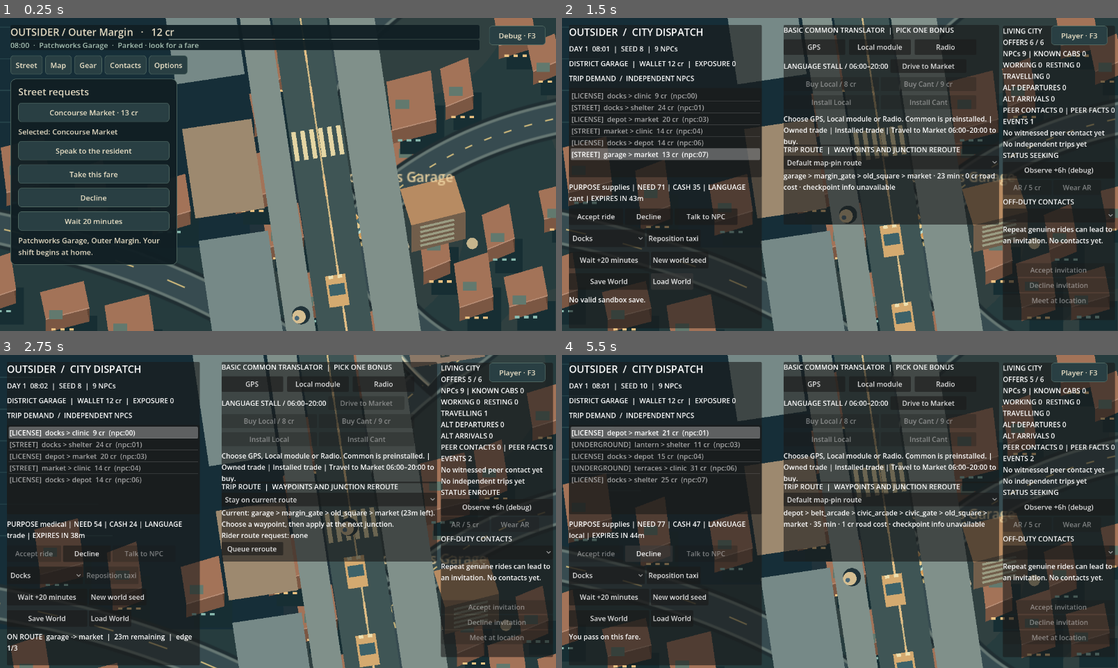
Above: before the commit, frames 1-4 (two rows, left to right).
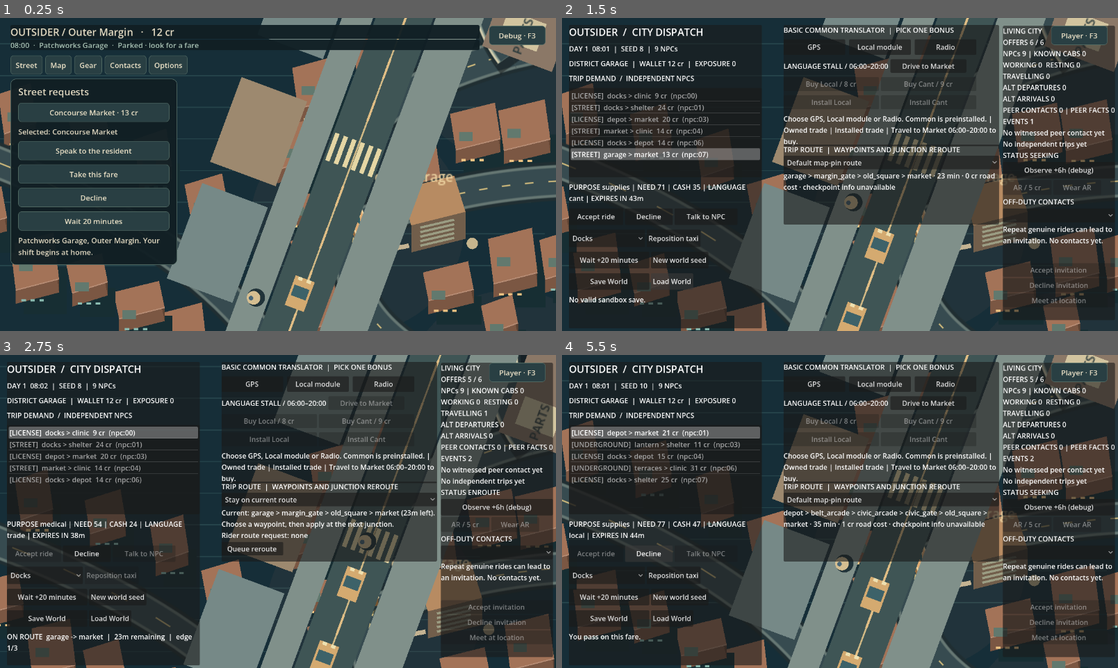
Above: after the commit, the same moments.

Repository: MohamedXIV/outsider-driver-2d
Game: Godot game, scene res://scenes/sandbox.tscn
The game is run twice, just before and just after one commit, with the same random seed, the same clock (stepped at 60 frames per second) and the same inputs.
Inputs:
- Up to frame 1 (0.25 s): no input
- Up to frame 2 (1.5 s): click "Debug · F3" at 0.5 s; click "Load World" at 1.25 s
- Up to frame 3 (2.75 s): click "Accept ride" at 2 s
- Up to frame 4 (5.5 s): click "New world seed" at 2.75 s; click "Accept ride" at 3.5 s; click "New world seed" at 4.25 s; click "Decline" at 5 s

The runs differ from the first frame. In frame 1, 45% of the frame differs, in the area x 0-100%, y 0-100%; in frame 2, 34%; in frame 3, 34%; in frame 4, 34%.

Commit message:
feat(r05): 2:1 axonometric street slice, volumetric vehicles and clinic frontage (#63)

Diff:
--- a/scripts/sandbox/sandbox_city_view.gd
+++ b/scripts/sandbox/sandbox_city_view.gd
@@ -67,7 +67,7 @@
 var _layers: Dictionary = {}
 
 static func project(p: Vector3) -> Vector2:
-	return Vector2((p.x-p.z*.55)*SCALE, (p.x*.32+p.z*.7)*SCALE-p.y*.24)
+	return SandboxIsoPresentation.project(p)
 
 func _ready() -> void:
 	# Authored street geometry determines every lot. No runtime population here.
@@ -139,6 +139,11 @@
 	_layers["above"].queue_redraw()
 
 func _road(canvas: Node2D, a: String, b: String, elevated: bool, pass_index: int=-1) -> void:
+	# The first 2:1 street slice has authored two-lane edge/curb geometry.
+	# Route length, edge timing and legal graph remain in SandboxRoads.
+	if not elevated and (a == "clinic" or b == "clinic"):
+		SandboxIsoPresentation.draw_clinic_road(canvas, a, b, pass_index)
+		return
 	var points: PackedVector2Array = []
 	for i in range(49): points.append(project(SandboxRoads.sample_edge(a,b,float(i)/48)))
 	if elevated and pass_index in [-1,0]:
@@ -241,6 +246,7 @@
 		canvas.draw_circle(p+Vector2(24,-20),4,Color("e7bd78"))
 		canvas.draw_line(p+Vector2(24,-20),p+Vector2(24,-4),Color("afad94"),2)
 		canvas.draw_string(ThemeDB.fallback_font,p+Vector2(-45,-38),SandboxRoads.location_name(stop),HORIZONTAL_ALIGNMENT_CENTER,150,12,Color("f0d7a4"))
+	SandboxIsoPresentation.draw_clinic(canvas)
 	var shop: Vector2 = project(SandboxRoads.map_position("market"))+Vector2(37,13)
 	canvas.draw_rect(Rect2(shop,Vector2(40,24)),Color("668f80"))
 	for i in range(5): canvas.draw_rect(Rect2(shop+Vector2(i*8,-2),Vector2(8,6)),Color("deb68a") if i%2==0 else Color("9b735b"))
@@ -274,32 +280,15 @@
 # A world-owned passenger's independently timed shuttle trip. The car
 # silhouette is presentation only; city travel/arrival stays in SandboxWorld.
 func _draw_world_shuttle(canvas: Node2D, point: Vector2, heading: float) -> void:
-	canvas.draw_set_transform(point,heading)
-	canvas.draw_rect(Rect2(-11,-5,24,14),Color(0,0,0,0.4))
-	canvas.draw_rect(Rect2(-11,-7,22,13),Color("729c9b"))
-	canvas.draw_rect(Rect2(-4,-6,9,11),Color("264a51"))
-	canvas.draw_rect(Rect2(8,-5,3,3),Color("f3d9a0"))
-	canvas.draw_rect(Rect2(8,2,3,3),Color("f3d9a0"))
-	canvas.draw_line(Vector2(-8,-4),Vector2(-8,4),Color("b8d7d0"),1.0)
-	canvas.draw_set_transform(Vector2.ZERO)
+	SandboxIsoPresentation.draw_vehicle(canvas, point, heading, false)
 
 
 func _taxi(canvas: Node2D) -> void:
 	var taxi: Vector2 = project(world.player_position(visual_fraction))
-	canvas.draw_set_transform(taxi,_heading)
-	canvas.draw_rect(Rect2(-11,-5,25,14),Color(0,0,0,.35))
-	for x in [-7,7]:
-		for y in [-7,5]: canvas.draw_rect(Rect2(x,y,6,3),Color("172a30"))
-	canvas.draw_style_box(_car_style(),Rect2(-12,-6,26,12))
-	canvas.draw_rect(Rect2(-4,-5,10,10),Color("45676c"))
-	canvas.draw_line(Vector2(6,-4),Vector2(6,4),Color("b8d8c9"),2)
-	canvas.draw_rect(Rect2(12,-5,2,3),Color("fff0b5"))
-	canvas.draw_rect(Rect2(12,2,2,3),Color("fff0b5"))
-	canvas.draw_rect(Rect2(-2,-2,5,4),Color("e9cd8e"))
-	canvas.draw_set_transform(Vector2.ZERO)
-
-func _car_style() -> StyleBoxFlat:
-	var style: StyleBoxFlat = StyleBoxFlat.new()
-	style.bg_color=Color("d69b55"); style.set_corner_radius_all(4)
-	style.border_color=Color("f2ca86"); style.set_border_width_all(1)
-	return style
+	# Lane placement for the clinic pilot is presentation-only: it makes the
+	# two directed lanes readable without lying about authoritative routing.
+	if world.player_district == "clinic" or (world.is_travelling() and
+			(world.route_nodes[world.route_segment] == "clinic" or
+			world.route_nodes[world.route_segment+1] == "clinic")):
+		taxi += SandboxIsoPresentation.lane_offset(_heading)
+	SandboxIsoPresentation.draw_vehicle(canvas, taxi, _heading, true)
--- /dev/null
+++ b/scripts/sandbox/sandbox_iso_presentation.gd
@@ -0,0 +1,120 @@
+class_name SandboxIsoPresentation
+extends RefCounted
+
+# Constant axonometric view shared by road, vehicle and 3D-looking facades.
+# Camera2D still owns framing/zoom. There is no perspective foreshortening.
+# Horizontal world X and Z produce the two symmetric 2:1 diamond axes.
+const WORLD_TO_SCREEN: float = 0.105
+const HEIGHT_TO_SCREEN: float = 0.36
+const CLINIC_ROAD_OUTER: float = 43.0
+const CLINIC_ASPHALT: float = 29.0
+const LANE_SHIFT: float = 7.2
+const CAR_ELEVATION: float = 7.0
+
+static func project(point: Vector3) -> Vector2:
+	return Vector2((point.x-point.z)*WORLD_TO_SCREEN,
+			(point.x+point.z)*WORLD_TO_SCREEN*0.5-point.y*HEIGHT_TO_SCREEN)
+
+static func lane_offset(heading: float) -> Vector2:
+	# One signed visual lane: following a reversed route flips this vector.
+	return Vector2.RIGHT.rotated(heading).orthogonal()*LANE_SHIFT
+
+static func road_points(a: String, b: String) -> PackedVector2Array:
+	var points: PackedVector2Array=[]
+	for i in range(49):
+		points.append(project(SandboxRoads.sample_edge(a,b,float(i)/48.0)))
+	return points
+
+static func draw_clinic_road(canvas: Node2D, a: String, b: String, pass_index: int) -> void:
+	var centre: PackedVector2Array=road_points(a,b)
+	match pass_index:
+		-1:
+			for i in range(4): draw_clinic_road(canvas,a,b,i)
+		0:
+			canvas.draw_polyline(centre, Color("1a343a"),CLINIC_ROAD_OUTER,true)
+		1:
+			# Sidewalk shoulders on *both* sides; future path ownership must
+			# use authored world geometry, not these pixels as navigation.
+			canvas.draw_polyline(centre, Color("8d9d8c"),40.0,true)
+		2:
+			canvas.draw_polyline(centre, Color("36484c"),CLINIC_ASPHALT,true)
+		3:
+			var left: PackedVector2Array=[]
+			var right: PackedVector2Array=[]
+			for i in range(49):
+				var tangent: Vector2=(centre[mini(i+1,48)]-centre[maxi(0,i-1)]).normalized()
+				if tangent.length_squared()<0.5: continue
+				var normal: Vector2=tangent.orthogonal()
+				left.append(centre[i]-normal*15.0)
+				right.append(centre[i]+normal*15.0)
+			canvas.draw_polyline(left,Color("c5c5a6"),1.6,true)
+			canvas.draw_polyline(right,Color("c5c5a6"),1.6,true)
+			for i in range(3,45,5):
+				canvas.draw_line(centre[i],centre[i+2],Color("cfbd80"),1.25,true)
+
+static func vehicle_quad(anchor: Vector2, heading: float, height: float = 0.0) -> PackedVector2Array:
+	var facing: Vector2=Vector2.RIGHT.rotated(heading)
+	var side: Vector2=facing.orthogonal()
+	var lift: Vector2=Vector2(0.0,-height)
+	return PackedVector2Array([
+		anchor+facing*-12.0+side*-6.5+lift,
+		anchor+facing*13.0+side*-6.5+lift,
+		anchor+facing*13.0+side*6.5+lift,
+		anchor+facing*-12.0+side*6.5+lift])
+
+static func draw_vehicle(canvas: Node2D, at: Vector2, heading: float, taxi: bool) -> void:
+	var base: PackedVector2Array=vehicle_quad(at,heading)
+	var roof: PackedVector2Array=vehicle_quad(at,heading,CAR_ELEVATION)
+	var paint: Color=Color("da9e5e") if taxi else Color("78a8a2")
+	var trim: Color=Color("f1d7a4") if taxi else Color("bad8d2")
+	canvas.draw_colored_polygon(PackedVector2Array([
+		base[0]+Vector2(3,5),base[1]+Vector2(3,5),
+		base[2]+Vector2(3,5),base[3]+Vector2(3,5)]),Color(0.02,0.07,0.08,0.42))
+	canvas.draw_colored_polygon(base,paint.darkened(.51))
+	# Four vertical side faces make the car visibly raised over the road.
+	# Far faces first; foreground edges are drawn after roof.
+	for side in [0,3,1,2]:
+		var next: int=(side+1)%4
+		canvas.draw_colored_polygon(PackedVector2Array([
+			base[side],base[next],roof[next],roof[side]]),
+			paint.darkened(.30 if side in [0,1] else .47))
+	canvas.draw_colored_polygon(roof,paint.lightened(.14))
+	canvas.draw_polyline(PackedVector2Array([roof[0],roof[1],roof[2],roof[3],roof[0]]),trim,1.2,true)
+	var front: Vector2=(roof[1]+roof[2])*0.5
+	var rear: Vector2=(roof[0]+roof[3])*0.5
+	var right: Vector2=(roof[2]+roof[3])*0.5
+	var left: Vector2=(roof[0]+roof[1])*0.5
+	var middle: Vector2=(front+rear)*0.5
+	var windshield: PackedVector2Array=PackedVector2Array([
+		middle.lerp(left,.42),middle.lerp(front,.56),
+		middle.lerp(right,.42),middle.lerp(rear,.24)])
+	canvas.draw_colored_polygon(windshield,Color("315b62") if taxi else Color("34555c"))
+	canvas.draw_line(front+Vector2(0,-1),front+Vector2(0,2),Color("ffe0a0"),2.7,true)
+	if taxi: canvas.draw_circle(middle+Vector2(0,-2),2.7,Color("f5d999"))
+
+static func clinic_doorway() -> Vector2:
+	return project(SandboxRoads.map_position("clinic"))+Vector2(53,-55)
+
+static func clinic_footprint() -> PackedVector2Array:
+	var door: Vector2=clinic_doorway()
+	return PackedVector2Array([
+		door+Vector2(-32,-18),door+Vector2(6,-37),
+		door+Vector2(58,-11),door+Vector2(20,8)])
+
+static func draw_clinic(canvas: Node2D) -> void:
+	var base: PackedVector2Array=clinic_footprint()
+	var rise: Vector2=Vector2(0,-41)
+	var roof: PackedVector2Array=[]
+	for p in base: roof.append(p+rise)
+	canvas.draw_colored_polygon(PackedVector2Array([
+		base[0]+Vector2(8,12),base[1]+Vector2(8,12),
+		base[2]+Vector2(8,12),base[3]+Vector2(8,12)]),Color(0.03,0.09,0.1,.45))
+	canvas.draw_colored_polygon(PackedVector2Array([base[3],base[2],roof[2],roof[3]]),Color("496f75"))
+	canvas.draw_colored_polygon(PackedVector2Array([base[2],base[1],roof[1],roof[2]]),Color("294e57"))
+	canvas.draw_colored_polygon(PackedVector2Array([base[0],base[3],roof[3],roof[0]]),Color("3e626b"))
+	canvas.draw_colored_polygon(roof,Color("8ba6a3"))
+	canvas.draw_polyline(PackedVector2Array([roof[0],roof[1],roof[2],roof[3],roof[0]]),Color("aec7bc"),1.2,true)
+	var entrance: Vector2=clinic_doorway()
+	canvas.draw_line(entrance+Vector2(-6,0),entrance+Vector2(-6,-17),Color("192f36"),8.0,true)
+	canvas.draw_circle(entrance+Vector2(-6,-19),2.3,Color("f7cd88"))
+	canvas.draw_string(ThemeDB.fallback_font,roof[0]+Vector2(-7,-12),"CLINIC",HORIZONTAL_ALIGNMENT_LEFT,-1,10,Color("fae0b1"))
--- /dev/null
+++ b/tests/test_isometric_street_slice.gd
@@ -0,0 +1,67 @@
+extends SceneTree
+
+const EVIDENCE: String="/tmp/od2d-iso-evidence"
+func _initialize() -> void: call_deferred("_run")
+
+func _run() -> void:
+	DirAccess.make_dir_recursive_absolute(EVIDENCE)
+	var origin: Vector2=SandboxCityView.project(Vector3.ZERO)
+	var east: Vector2=SandboxCityView.project(Vector3(1000,0,0))-origin
+	var south: Vector2=SandboxCityView.project(Vector3(0,0,1000))-origin
+	assert(east.x>0 and south.x<0 and is_equal_approx(east.y,-south.x*.5))
+	assert(is_equal_approx(east.y,south.y),"Isometric X and Z axes must share true 2:1 slopes")
+	assert(SandboxCityView.project(Vector3(1000,120,500)).y<
+			SandboxCityView.project(Vector3(1000,0,500)).y)
+	var forward: Vector2=SandboxIsoPresentation.lane_offset(0.0)
+	var reverse: Vector2=SandboxIsoPresentation.lane_offset(PI)
+	assert(forward.distance_to(-reverse)<.0001,"Opposing traffic must switch visual lanes")
+	var base: PackedVector2Array=SandboxIsoPresentation.vehicle_quad(Vector2.ZERO,.3)
+	var roof: PackedVector2Array=SandboxIsoPresentation.vehicle_quad(Vector2.ZERO,.3,SandboxIsoPresentation.CAR_ELEVATION)
+	assert(base.size()==4 and roof.size()==4)
+	for i in range(4):
+		assert(absf(roof[i].y-base[i].y+SandboxIsoPresentation.CAR_ELEVATION)<.0001)
+	assert(SandboxIsoPresentation.clinic_footprint().size()==4)
+	var sample: PackedVector2Array=SandboxIsoPresentation.road_points("clinic","docks")
+	assert(sample.size()==49 and sample[0].distance_to(
+			SandboxCityView.project(SandboxRoads.map_position("clinic")))<.001)
+	var world: SandboxWorld=SandboxWorld.new(9)
+	var offer: Dictionary={}
+	for candidate in world.open_offers():
+		if candidate.get("origin", "") == "garage" and SandboxPassengerAlight.applicable(candidate):
+			offer=candidate
+			break
+	assert(not offer.is_empty() and world.accept(str(offer["id"])))
+	world.advance(world.remaining_minutes)
+	assert(world.player_district=="clinic")
+	var before: Dictionary=world.snapshot()
+	var scene: Node=load("res://scenes/sandbox.tscn").instantiate()
+	root.add_child(scene)
+	await process_frame
+	scene.set_process(false)
+	scene._reset_local_pedestrian()
+	scene._reset_passenger_alight()
+	scene._world=world
+	scene._city.world=world
+	scene._city.restore_taxi_heading()
+	scene._sync_passenger_alight()
+	assert(scene._alight_view!=null)
+	assert(world.snapshot()==before)
+	scene._city._camera_initialized=false
+	scene._city.zoom_preference=SandboxCityView.DEFAULT_ZOOM
+	scene._city._zoom=SandboxCityView.DEFAULT_ZOOM
+	await _shot(scene,"iso-clinic-close")
+	scene._city.zoom_preference=SandboxCityView.MIN_ZOOM
+	scene._city._zoom=SandboxCityView.MIN_ZOOM
+	await _shot(scene,"iso-clinic-wide")
+	assert(world.snapshot()==before,"Isometric projection cannot change NPC goals or fare history")
+	assert(world.events.filter(func(e: Dictionary)->bool:
+		return e.get("kind","")=="fare_settled" and e.get("subject","")==offer["id"]).size()==1)
+	print("ISOMETRIC_STREET_SLICE_PASS 2:1 projection, lanes, raised vehicle, real clinic fare, immutable world, two screenshot scales")
+	quit()
+
+func _shot(scene: Node,label: String) -> void:
+	scene._render()
+	scene._city._process(0.0)
+	await process_frame
+	await RenderingServer.frame_post_draw
+	assert(root.get_texture().get_image().save_png(EVIDENCE.path_join(label+".png"))==OK)
